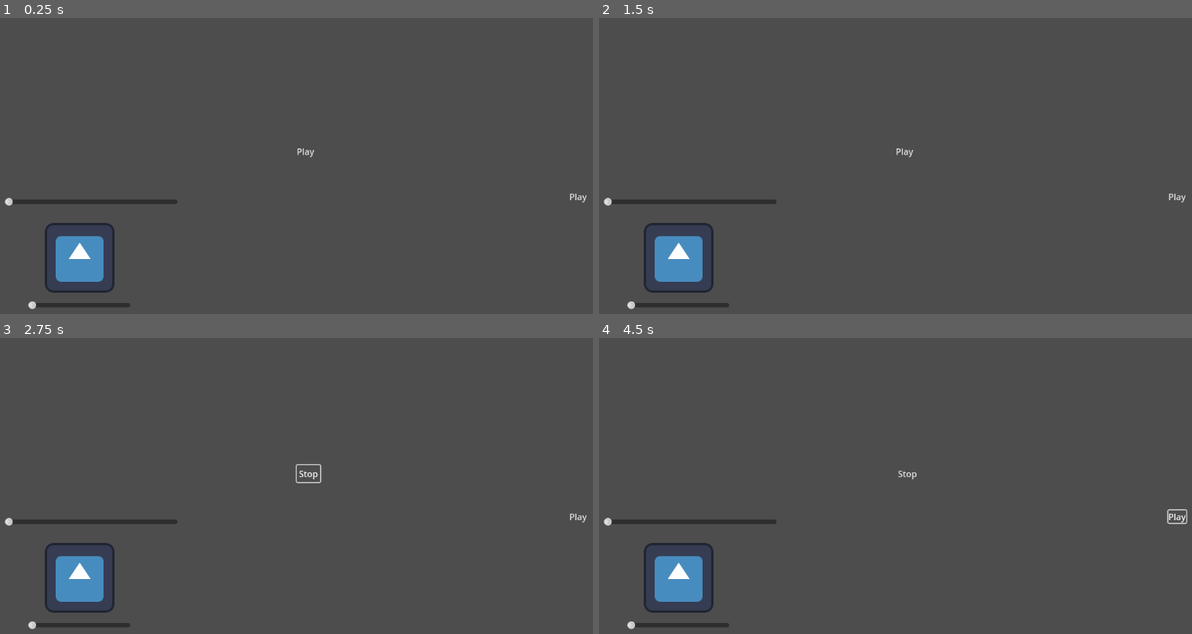
Above: before the commit, frames 1-4 (two rows, left to right).
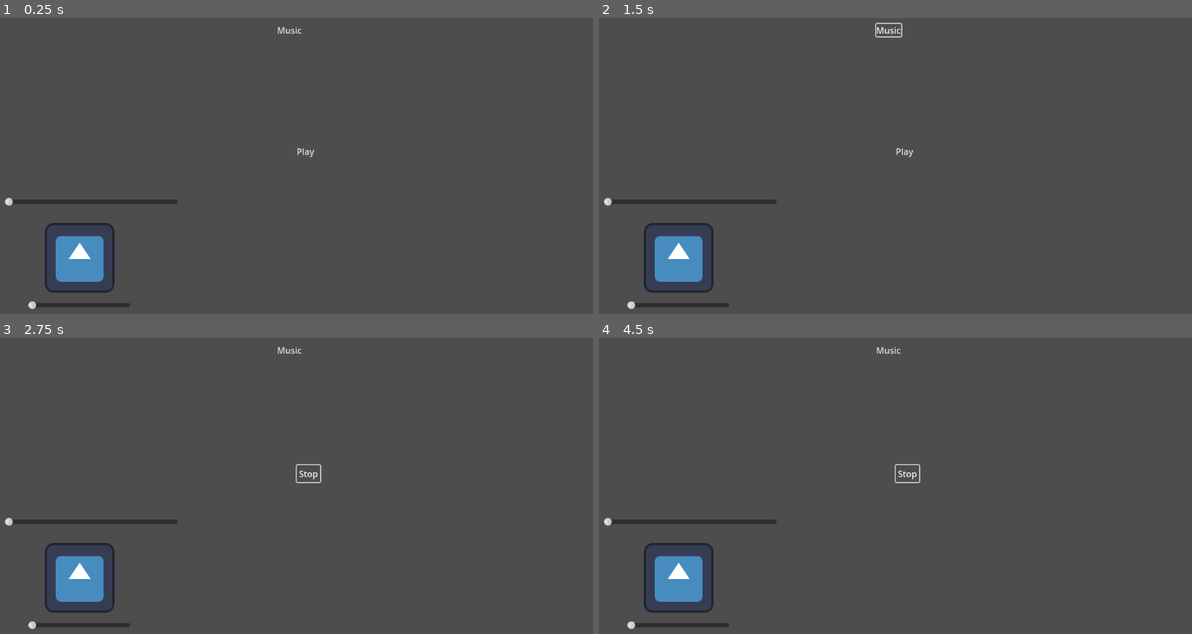
Above: after the commit, the same moments.

Repository: Ava-TU/MusicAssignment2024
Game: Godot game, scene res://Music.tscn
The game is run twice, just before and just after one commit, with the same random seed, the same clock (stepped at 60 frames per second) and the same inputs. The project has no main scene, so this scene is started directly. The engine's default icon, where the game draws it, is replaced by a stand-in: a white triangle on a blue panel in a dark square.
Inputs (mouse positions are in pixels of both pictures, inside the frame that each line leads up to):
- Up to frame 1 (0.25 s): no input
- Up to frame 2 (1.5 s): click (682, 257) at 0.5 s; click (889, 29) at 1.25 s, where only the run after the commit has a clickable "Music"
- Up to frame 3 (2.75 s): click "Play" at 2 s
- Up to frame 4 (4.5 s): click "Stop" at 2.75 s; click "Play" at 3.5 s; click (1180, 515) at 4.25 s, where only the run before the commit has a clickable "Play"

The runs differ from the first frame. In frame 1, less than 0.1% of the frame differs, in the area x 46-99%, y 2-63%; in frame 2, 0.2%; in frame 3, less than 0.1%; in frame 4, 0.2%, in the area x 46-100%, y 2-63%.

Commit message:
loop WORKING

Diff:
--- a/musicinstrumenttoy/Music.tscn
+++ b/musicinstrumenttoy/Music.tscn
@@ -65,7 +65,7 @@
 stream = ExtResource("3_43hv5")
 
 [node name="Node2D" parent="." instance=ExtResource("4_3ddh6")]
-position = Vector2(769, 212)
+position = Vector2(540, 81)
 
 [connection signal="button_down" from="Sprite2D/Button" to="." method="_on_button_button_down"]
 [connection signal="value_changed" from="Pitch1" to="." method="_on_pitch_1_value_changed"]
--- /dev/null
+++ b/musicinstrumenttoy/looper.gd
@@ -0,0 +1,41 @@
+extends Node2D
+
+
+var pattern = []
+var steps = 4
+
+var current:int
+var num_samples:int
+
+# Called when the node enters the scene tree for the first time.
+#func _ready() -> void:
+func _on_button_pressed() -> void:
+	%Timer.start()
+	num_samples = get_child_count() - 1
+
+	for i in range(steps):
+		pattern.push_back(-1)
+
+	pattern[0] = 0
+	pattern[1] = 2
+	pattern[2] = 1
+
+	pass # Replace with function body.
+
+
+# Called every frame. 'delta' is the elapsed time since the previous frame.
+func _process(delta: float) -> void:
+
+	pass
+
+
+func _on_timer_timeout() -> void:
+	var sn = pattern[current]
+	if sn != -1:
+		var s = get_child(sn)
+		s.play()
+		print(current)
+	current = current + 1
+	if current == steps:
+		current = 0;
+	pass # Replace with function body.
--- a/musicinstrumenttoy/looper.tscn
+++ b/musicinstrumenttoy/looper.tscn
@@ -1,16 +1,38 @@
-[gd_scene load_steps=3 format=3 uid="uid://b0pmbkdhwwdo6"]
+[gd_scene load_steps=5 format=3 uid="uid://b0pmbkdhwwdo6"]
+
+[ext_resource type="Script" path="res://looper.gd" id="1_cdl0b"]
+[ext_resource type="AudioStream" uid="uid://84m7k1nk3q0h" path="res://AudioTest.ogg" id="2_i5tb7"]
 
 [sub_resource type="StyleBoxEmpty" id="StyleBoxEmpty_k26jf"]
 
 [sub_resource type="StyleBoxEmpty" id="StyleBoxEmpty_ns1af"]
 
 [node name="Node2D" type="Node2D"]
+position = Vector2(392, 250)
+
+[node name="Looper" type="Node2D" parent="."]
+script = ExtResource("1_cdl0b")
+
+[node name="AudioTest" type="AudioStreamPlayer" parent="Looper"]
+stream = ExtResource("2_i5tb7")
+
+[node name="AudioTest2" type="AudioStreamPlayer" parent="Looper"]
+stream = ExtResource("2_i5tb7")
+
+[node name="AudioTest3" type="AudioStreamPlayer" parent="Looper"]
+stream = ExtResource("2_i5tb7")
+
+[node name="Timer" type="Timer" parent="Looper"]
+unique_name_in_owner = true
 
 [node name="Button" type="Button" parent="."]
-offset_left = 289.0
-offset_top = 164.0
-offset_right = 297.0
-offset_bottom = 172.0
+offset_left = -19.0
+offset_top = -11.0
+offset_right = 27.0
+offset_bottom = 12.0
 theme_override_styles/hover = SubResource("StyleBoxEmpty_k26jf")
 theme_override_styles/normal = SubResource("StyleBoxEmpty_ns1af")
-text = "Play"
+text = "Music"
+
+[connection signal="timeout" from="Looper/Timer" to="Looper" method="_on_timer_timeout"]
+[connection signal="pressed" from="Button" to="Looper" method="_on_button_pressed"]
